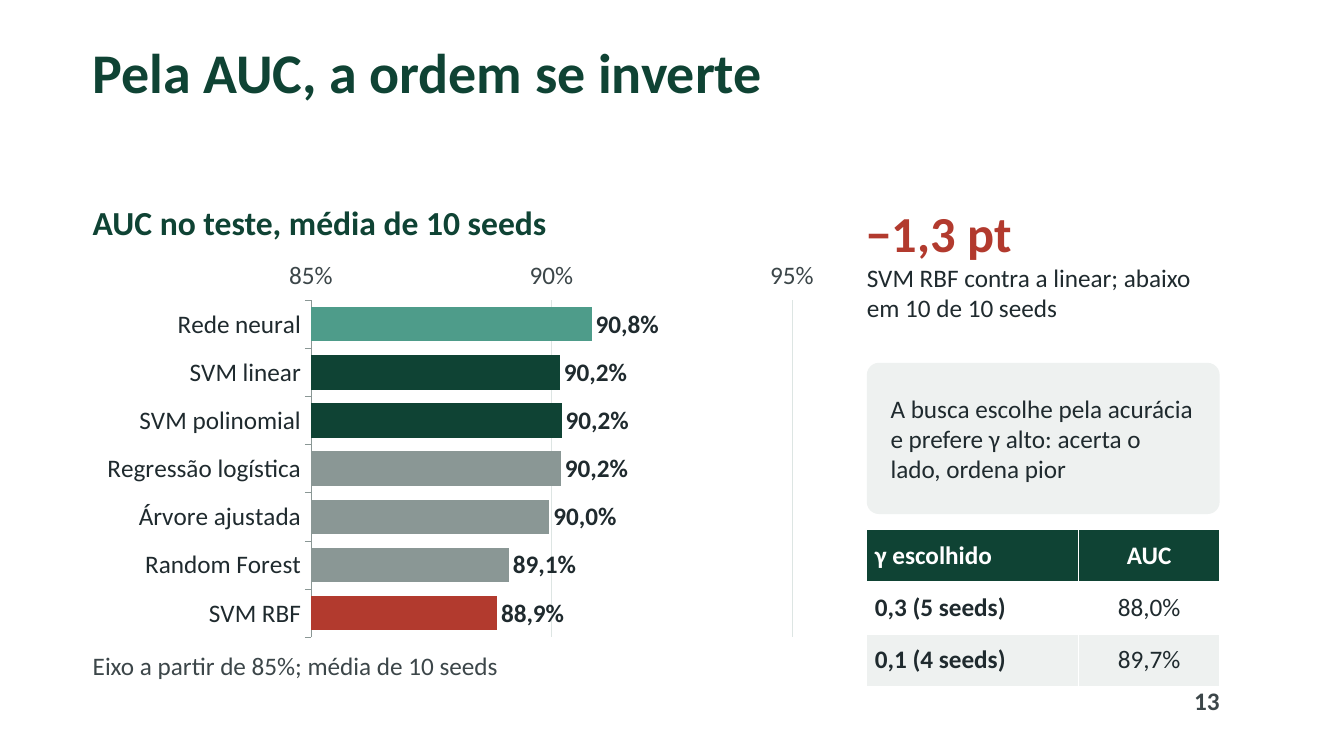
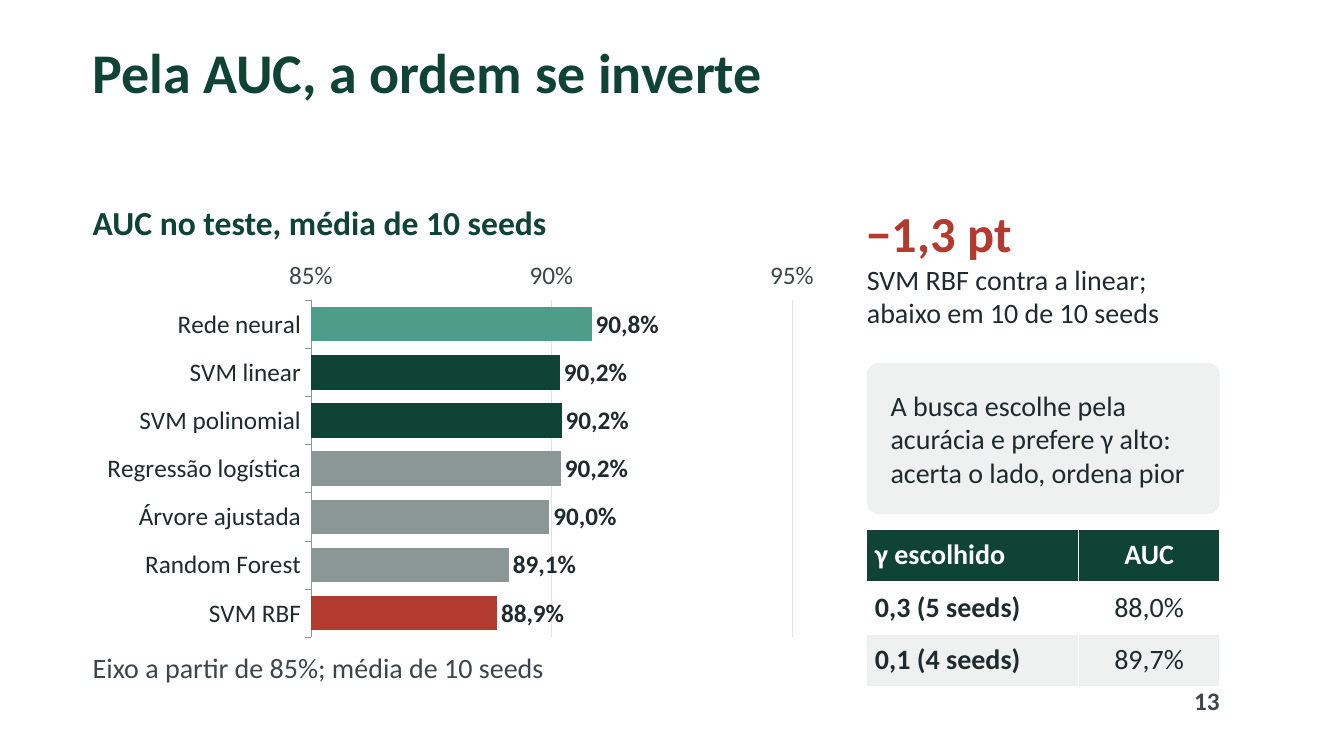
Before and after one commit to pumba-dev/machine-learning-practice, a slide deck: slide 13 of renda/slides/apresentacao_svm.pptx. Drawn at 1344x756 pixels with LibreOffice and Linux fonts; fonts in the diff are those of the drawing; background and template pictures are left out. Boxes give left, top, right and bottom in pixels: in the first picture for what was removed or moved away, otherwise in the second. Text is boxed around its words. In the diff, an @@ line names an element or a change of style, - is before the commit and + after.

```diff
--- a/renda/slides/apresentacao_svm.pptx
+++ b/renda/slides/apresentacao_svm.pptx
@@ text at box(867, 270, 1159, 324): size 18 to 20 pt in "SVM RBF contra a linear; abaixo em ..." @@
@@ rounded rectangle "A busca escolhe pela acurácia ..." at box(867, 363, 1220, 514): size 18 to 20 pt @@
@@ table at box(867, 529, 1220, 687) @@
@@ size 18 to 20 pt @@
@@ text "Eixo a partir de 85%; ..." at box(93, 658, 544, 683): size 18 to 20 pt @@
```
Also in this commit, not shown: 12 other slides changed, 4 other files.
